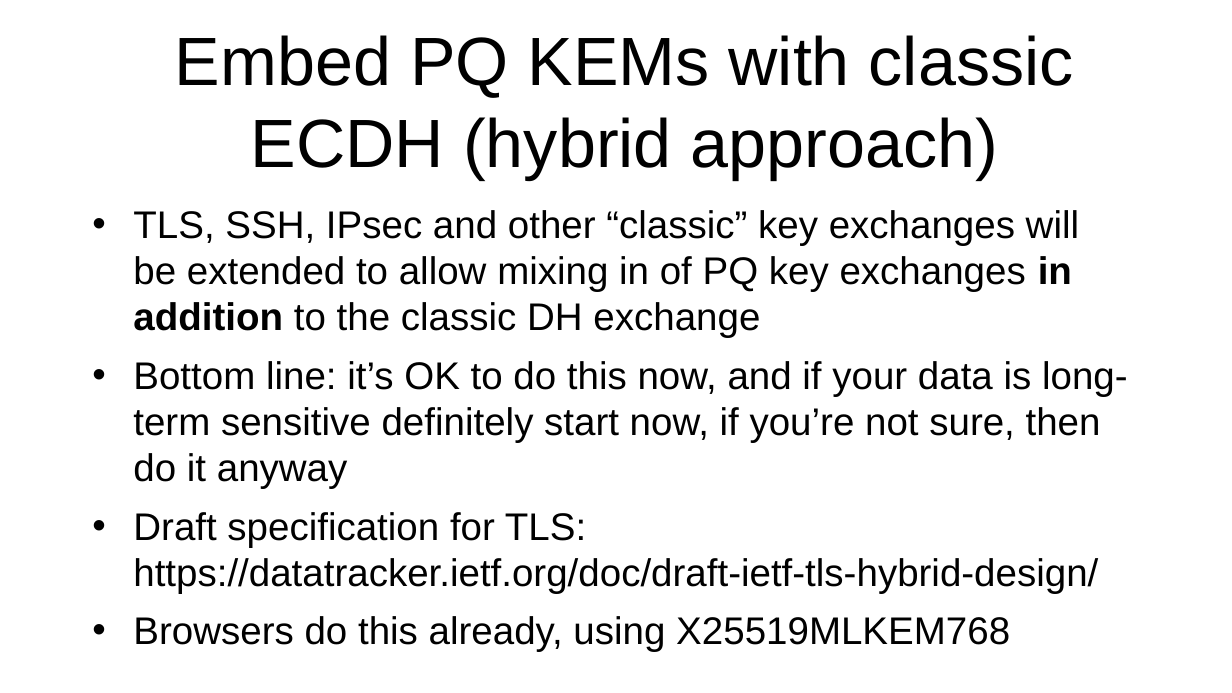
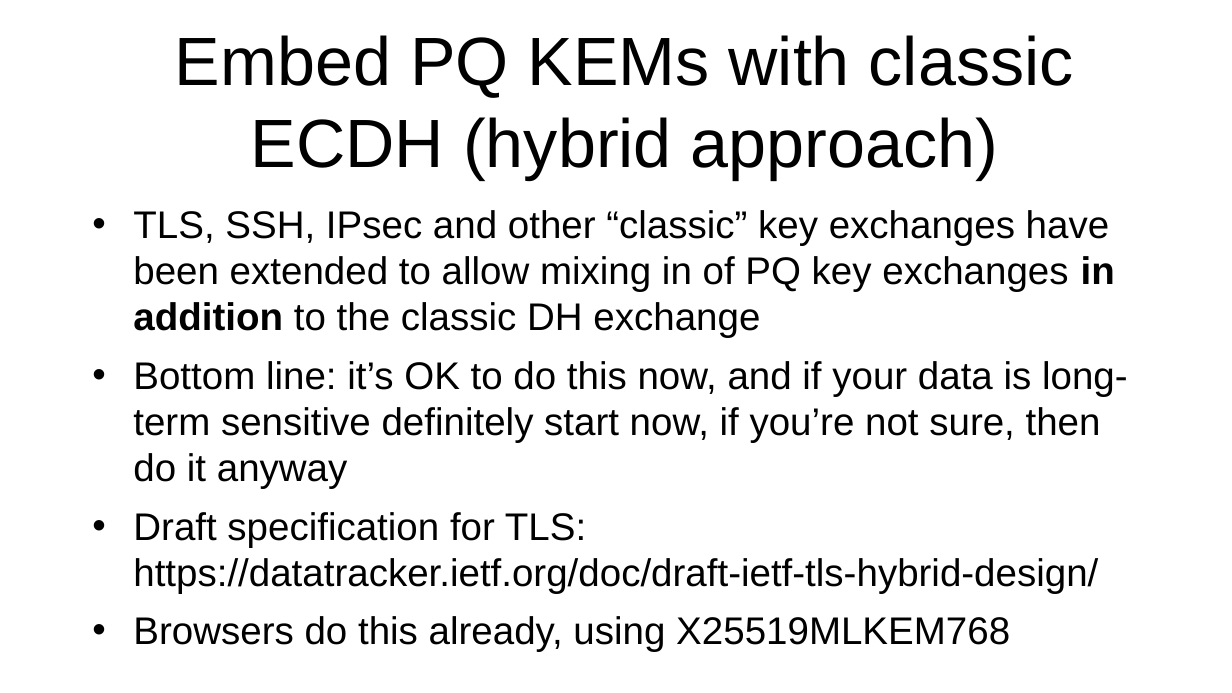
Before and after one commit to Teniola-Malomo/cs7053, a slide deck: slide 23 of 2026lectures/05-pqc.odp. Drawn at 1232x693 pixels with LibreOffice and Linux fonts; fonts in the diff are those of the drawing. Boxes give left, top, right and bottom in pixels: in the first picture for what was removed or moved away, otherwise in the second. Text is boxed around its words. In the diff, an @@ line names an element or a change of style, - is before the commit and + after.

```diff
--- a/2026lectures/05-pqc.odp
+++ b/2026lectures/05-pqc.odp
@@ text at bbox=[133, 210, 1115, 338]: text changed @@
-• TLS, SSH, IPsec and other “classic” key exchanges will be extended to allow mixing in of PQ key exchanges in addition to the classic DH exchange
+• TLS, SSH, IPsec and other “classic” key exchanges have been extended to allow mixing in of PQ key exchanges in addition to the classic DH exchange
```
Also in this commit, not shown: 1 other slide changed, 1 other file.
